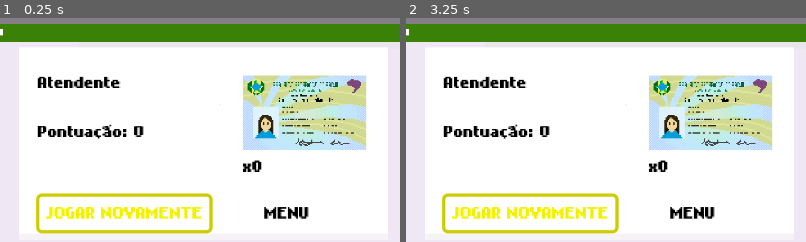
Above: before the commit, frames 1-2 (left to right).
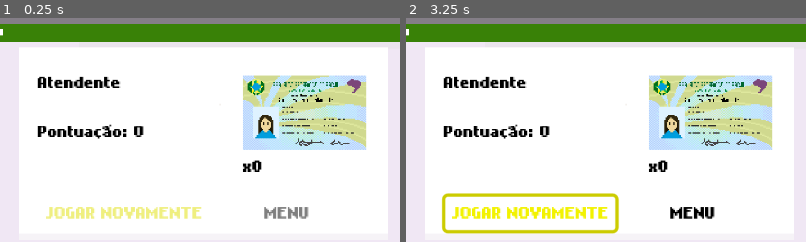
Above: after the commit, the same moments.

Repository: bianca-bezerra/CINExpress
Game: Godot game, scene res://scenes/results_screen.tscn
Same seed, same stepped clock (60 frames per second), same inputs: the game is played once before the commit and once after it. This scene is started directly instead of the project's main scene.
Inputs (mouse positions are % of the whole screen's width and height, from its top left):
- Up to frame 1 (0.25 s): no input
- Up to frame 2 (3.25 s): click (61, 58) at 0.5 s, where only the run before the commit has a clickable "MENU"; click (41, 58) at 1.25 s, where only the run before the commit has a clickable "JOGAR NOVAMENTE"; click (41, 58) at 2 s, where only the run before the commit has a clickable "JOGAR NOVAMENTE"; click (41, 58) at 2.75 s, where only the run before the commit has a clickable "JOGAR NOVAMENTE"
The pictures show only the part of the screen within x 26-76%, y 14-64%; the shares and areas given below are measured in that part.

The runs differ from the first frame. In frame 1, 3.7% of the frame differs, in the area x 9-78%, y 78-97%; in frame 2, nothing differs.

Commit message:
feat: ajusta func random de personagens

Diff:
--- a/scenes/credits_scene.tscn
+++ b/scenes/credits_scene.tscn
@@ -24,6 +24,7 @@
 offset_right = 395.0
 offset_bottom = 269.0
 grow_horizontal = 2
+theme_override_constants/line_separation = 1
 theme_override_fonts/normal_font = ExtResource("2_1pu23")
 theme_override_font_sizes/normal_font_size = 10
 horizontal_alignment = 1
--- a/scripts/results_screen.gd
+++ b/scripts/results_screen.gd
@@ -4,21 +4,36 @@
 @onready var cins_label: Label = $CinsPointsLabel
 @onready var title_label: RichTextLabel = $TitleLabel
 @onready var retry_game_button: Button = $HBoxContainer/RetryGameButton
+@onready var menu_button: Button = $HBoxContainer/MenuButton
 
 const DELAY_BETWEEN_CATEGORIES: float = 0.3
 const FADE_DURATION: float = 0.4
-const ZOOM_SCALE: float = 2.0  # quanto o texto aumenta no "bang"
+const ZOOM_SCALE: float = 2.0
 const ZOOM_DURATION: float = 0.25
+const BUTTON_LOCK_TIME: float = 3.0
 
 func _ready() -> void:
 	GameManager.set_ui_visible(false)
 	score_label.text = "0"
 	cins_label.text = "x0"
+
 	var _player_name: String = PlayerManager._current_player_data["name"]
 	title_label.text = "Atendente\n[wave]%s[/wave]" % _player_name
 
+	_set_buttons_enabled(false)
+
 	start_score_animation()
+
+	await get_tree().create_timer(BUTTON_LOCK_TIME).timeout
+	_set_buttons_enabled(true)
+
 	retry_game_button.grab_focus.call_deferred()
+
+
+func _set_buttons_enabled(state: bool) -> void:
+	retry_game_button.disabled = not state
+	if $HBoxContainer.has_node("MenuButton"):
+		$HBoxContainer/MenuButton.disabled = not state
 
 
 func start_score_animation() -> void:
@@ -29,24 +44,21 @@
 	await get_tree().create_timer(DELAY_BETWEEN_CATEGORIES).timeout
 
 
-func _animate_score_label(label_to_animate: Label, target_score: int, prefix:String="") -> void:
+func _animate_score_label(label_to_animate: Label, target_score: int, prefix: String = "") -> void:
 	if target_score <= 0:
 		label_to_animate.text = "%s0" % prefix
 		return
 
 	var duration = clamp(target_score / 150.0, 0.6, 1.5)
 
-	# 🔹 Fade-in inicial
 	label_to_animate.modulate.a = 0.0
 	var fade_in_tween := create_tween()
 	fade_in_tween.tween_property(label_to_animate, "modulate:a", 1.0, FADE_DURATION)
 	await fade_in_tween.finished
 
-
 	var sound_tween := create_tween()
 	sound_tween.tween_property(AudioManager.play_sfx("spinner_sound", 2.0), "pitch_scale", 1.0, duration)
 
-	# 🔹 Tween da contagem
 	var tween := create_tween().set_parallel()
 	tween.tween_method(
 		_update_label_text.bind(label_to_animate, prefix),
@@ -54,17 +66,13 @@
 		float(target_score),
 		duration
 	).set_ease(Tween.EaseType.EASE_OUT)
-
 	await tween.finished
 
-	# 🔹 Garante o valor final e para o som
 	label_to_animate.text = "%s%s" % [prefix, str(target_score)]
 	AudioManager.stop_sfx()
 
-	# 🔹 Efeito de zoom final + som de "bang"
 	await _play_zoom_bang(label_to_animate)
 
-	# 🔹 Fade-out leve depois do efeito
 	var fade_out_tween := create_tween()
 	fade_out_tween.tween_property(label_to_animate, "modulate:a", 0.8, FADE_DURATION)
 	await fade_out_tween.finished
@@ -80,8 +88,8 @@
 	zoom_tween.tween_property(label, "scale", Vector2(ZOOM_SCALE, ZOOM_SCALE), ZOOM_DURATION).set_ease(Tween.EaseType.EASE_OUT)
 	zoom_tween.tween_property(label, "scale", Vector2.ONE, ZOOM_DURATION).set_delay(ZOOM_DURATION).set_ease(Tween.EaseType.EASE_IN)
 	await zoom_tween.finished
+	AudioManager.play_sfx("bang_sound")
 
-	AudioManager.play_sfx("bang_sound")
 
 func _reset_data():
 	GameManager.set_ui_visible(false)
--- a/scripts/singletons/character_manager.gd
+++ b/scripts/singletons/character_manager.gd
@@ -1,87 +1,94 @@
 extends Node
 
 var personagens = {}
-
-var nomes_disponiveis = ["jessica","maria","sheila","antonia","julia","lule","jose","marcio","tiago","raimundo"]
-
+var nomes_disponiveis = []
 var personagem_atual = ""
 
-enum {HOMEM, MULHER}
+enum { HOMEM, MULHER }
 
 func _ready():
+	randomize()
 	carregar_personagens()
 	resetar_lista_nomes()
+
 
 func carregar_personagens():
 	personagens = {
 		"jessica": {
 			"triste": preload("res://assets/sprites/characters/jessica_triste.png"),
 			"feliz": preload("res://assets/sprites/characters/jessica_feliz.png"),
-			"genero":  MULHER
+			"genero": MULHER
 		},
 		"antonia": {
 			"triste": preload("res://assets/sprites/characters/antonia_triste.png"),
 			"feliz": preload("res://assets/sprites/characters/antonia_feliz.png"),
-			"genero":  MULHER
+			"genero": MULHER
 		},
 		"sheila": {
 			"triste": preload("res://assets/sprites/characters/sheila_triste.png"),
 			"feliz": preload("res://assets/sprites/characters/sheila_feliz.png"),
-			"genero":  MULHER
+			"genero": MULHER
 		},
 		"julia": {
 			"triste": preload("res://assets/sprites/characters/julia_triste.png"),
 			"feliz": preload("res://assets/sprites/characters/julia_feliz.png"),
-			"genero":  MULHER
+			"genero": MULHER
 		},
 		"maria": {
 			"triste": preload("res://assets/sprites/characters/maria_triste.png"),
 			"feliz": preload("res://assets/sprites/characters/maria_feliz.png"),
-			"genero":  MULHER
+			"genero": MULHER
 		},
 		"marcio": {
 			"triste": preload("res://assets/sprites/characters/marcio_triste.png"),
 			"feliz": preload("res://assets/sprites/characters/marcio_feliz.png"),
-			"genero":  HOMEM
+			"genero": HOMEM
 		},
 		"raimundo": {
 			"triste": preload("res://assets/sprites/characters/raimundo_triste.png"),
 			"feliz": preload("res://assets/sprites/characters/raimundo_feliz.png"),
-			"genero":  HOMEM
+			"genero": HOMEM
 		},
 		"tiago": {
 			"triste": preload("res://assets/sprites/characters/tiago_triste.png"),
 			"feliz": preload("res://assets/sprites/characters/tiago_feliz.png"),
-			"genero":  HOMEM
+			"genero": HOMEM
 		},
 		"jose": {
 			"triste": preload("res://assets/sprites/characters/jose_triste.png"),
 			"feliz": preload("res://assets/sprites/characters/jose_feliz.png"),
-			"genero":  HOMEM
+			"genero": HOMEM
 		},
 		"lule": {
 			"triste": preload("res://assets/sprites/characters/lule_triste.png"),
 			"feliz": preload("res://assets/sprites/characters/lule_feliz.png"),
-			"genero":  HOMEM
+			"genero": HOMEM
 		},
 	}
+
 
 func resetar_lista_nomes():
 	nomes_disponiveis = personagens.keys().duplicate()
 	nomes_disponiveis.shuffle()
 
+
 func sortear_personagem() -> String:
 	if nomes_disponiveis.is_empty():
 		resetar_lista_nomes()
 
-	personagem_atual = nomes_disponiveis.pop_front()
+	personagem_atual = nomes_disponiveis.pick_random()
+	nomes_disponiveis.erase(personagem_atual)
+
 	return personagem_atual
+
 
 func get_genero_personagem_atual() -> int:
 	return personagens[personagem_atual]["genero"]
 
+
 func get_sprite_cinza() -> Texture2D:
 	return personagens[personagem_atual]["triste"]
 
+
 func get_sprite_feliz() -> Texture2D:
 	return personagens[personagem_atual]["feliz"]
